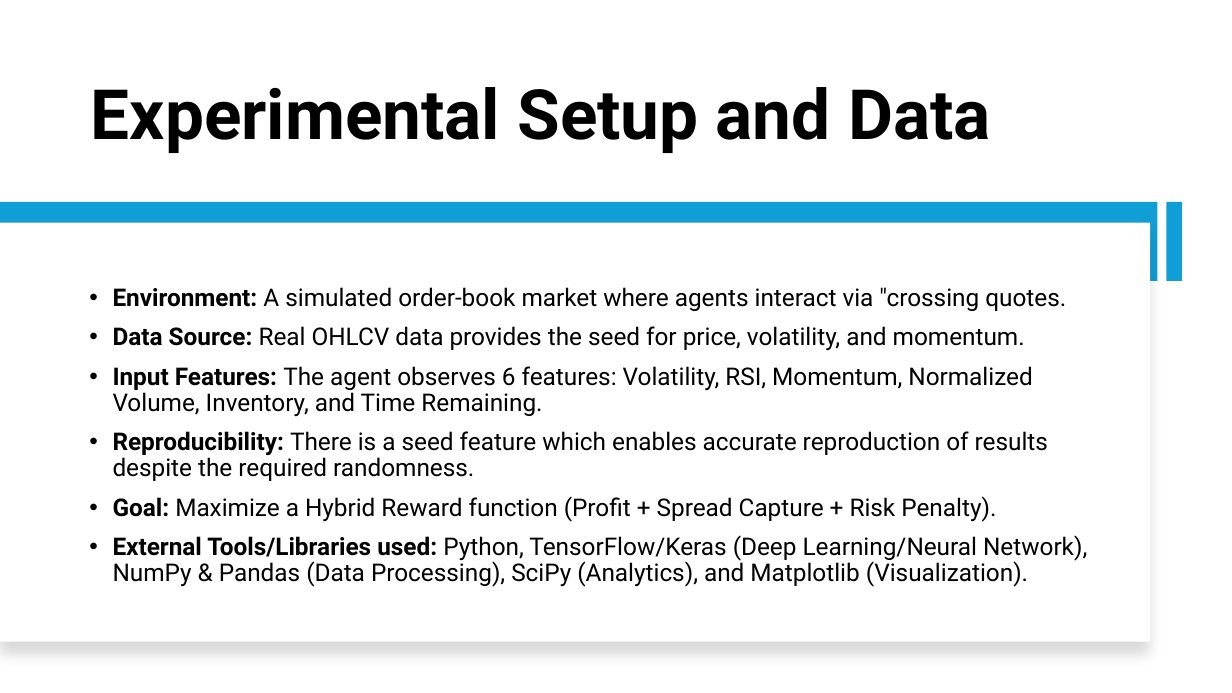
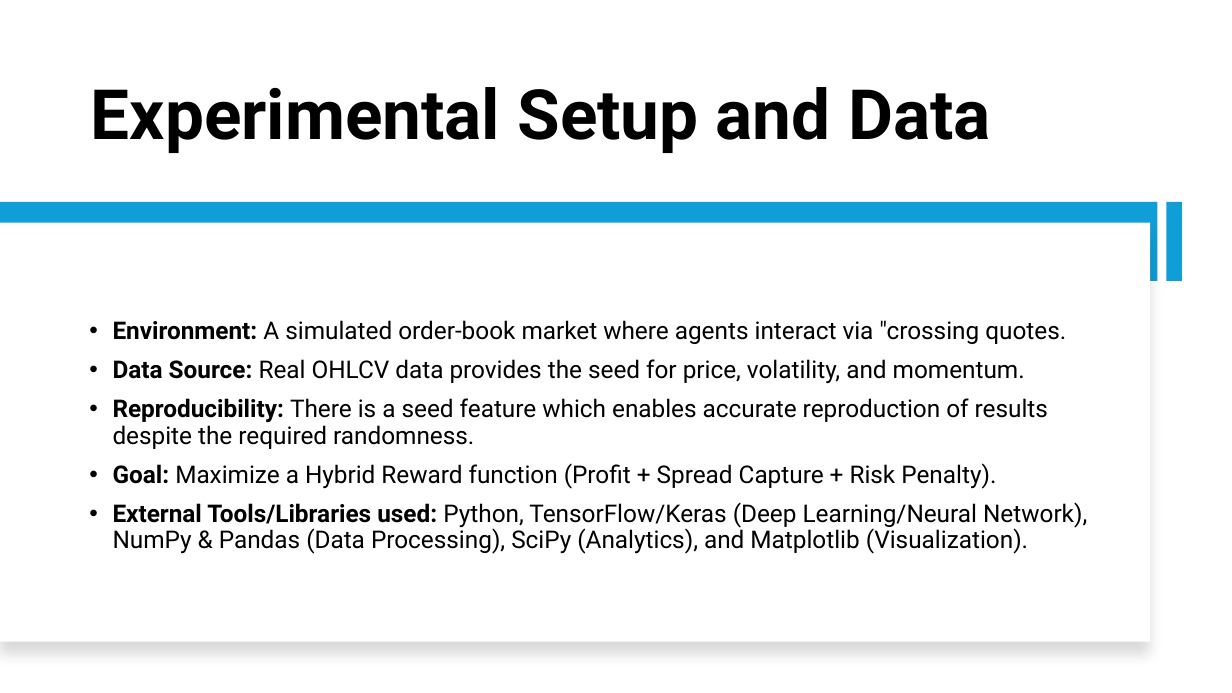
Before and after one commit to Srithwak/Coevolutionary_ARL_vs_EGT_agents_research, a slide deck: slide 3 of presentation.pptx (slide 4 before the commit). Drawn at 1232x693 pixels with LibreOffice and Linux fonts; fonts in the diff are those of the drawing. Boxes give left, top, right and bottom in pixels: in the first picture for what was removed or moved away, otherwise in the second. Text is boxed around its words. In the diff, an @@ line names an element or a change of style, - is before the commit and + after.

```diff
--- a/presentation.pptx
+++ b/presentation.pptx
@@ text at [113, 366, 1032, 416]: paragraph removed @@
-• Input Features: The agent observes 6 features: Volatility, RSI, Momentum, Normalized Volume, Inventory, and Time Remaining.
```
Also in this commit, not shown: 9 other slides changed, 1 slide removed, 3 other files.
